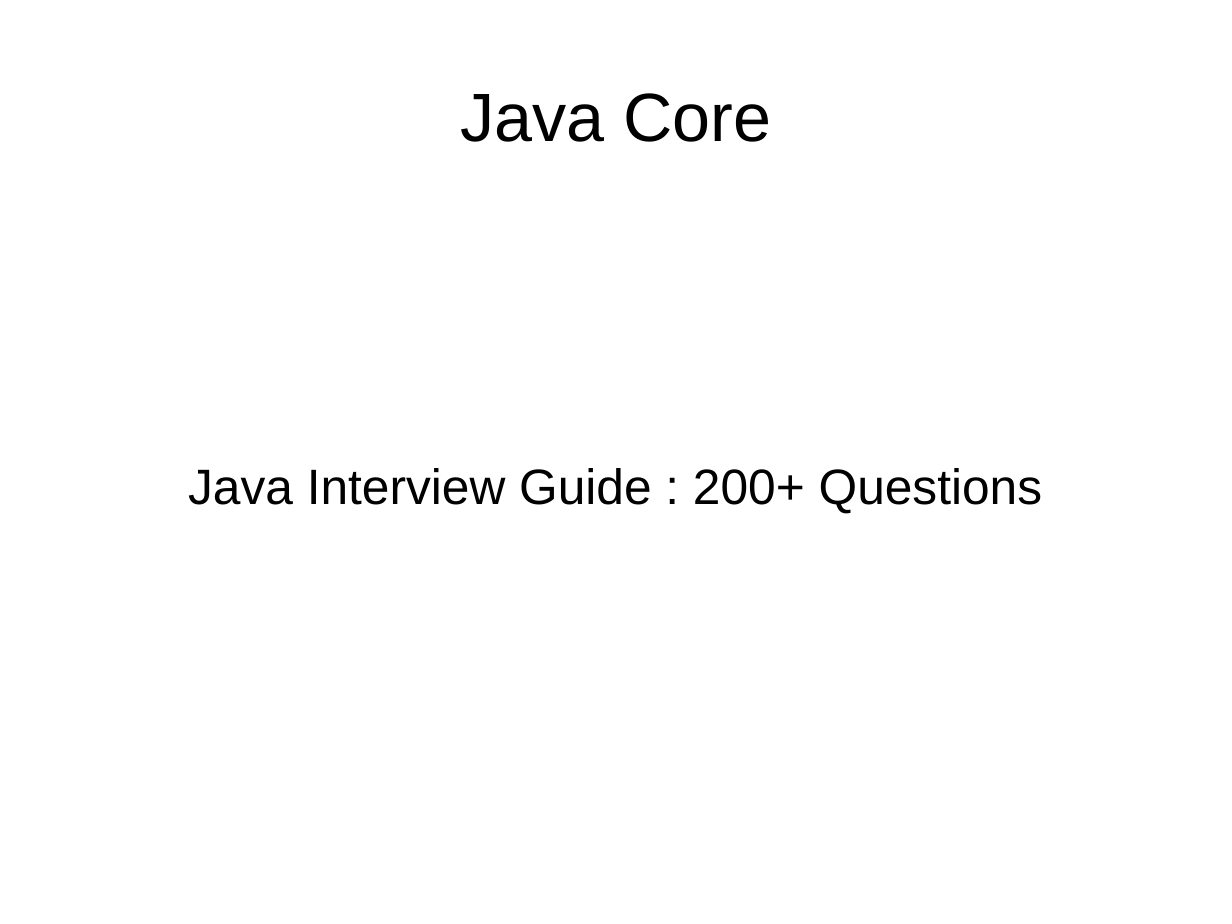
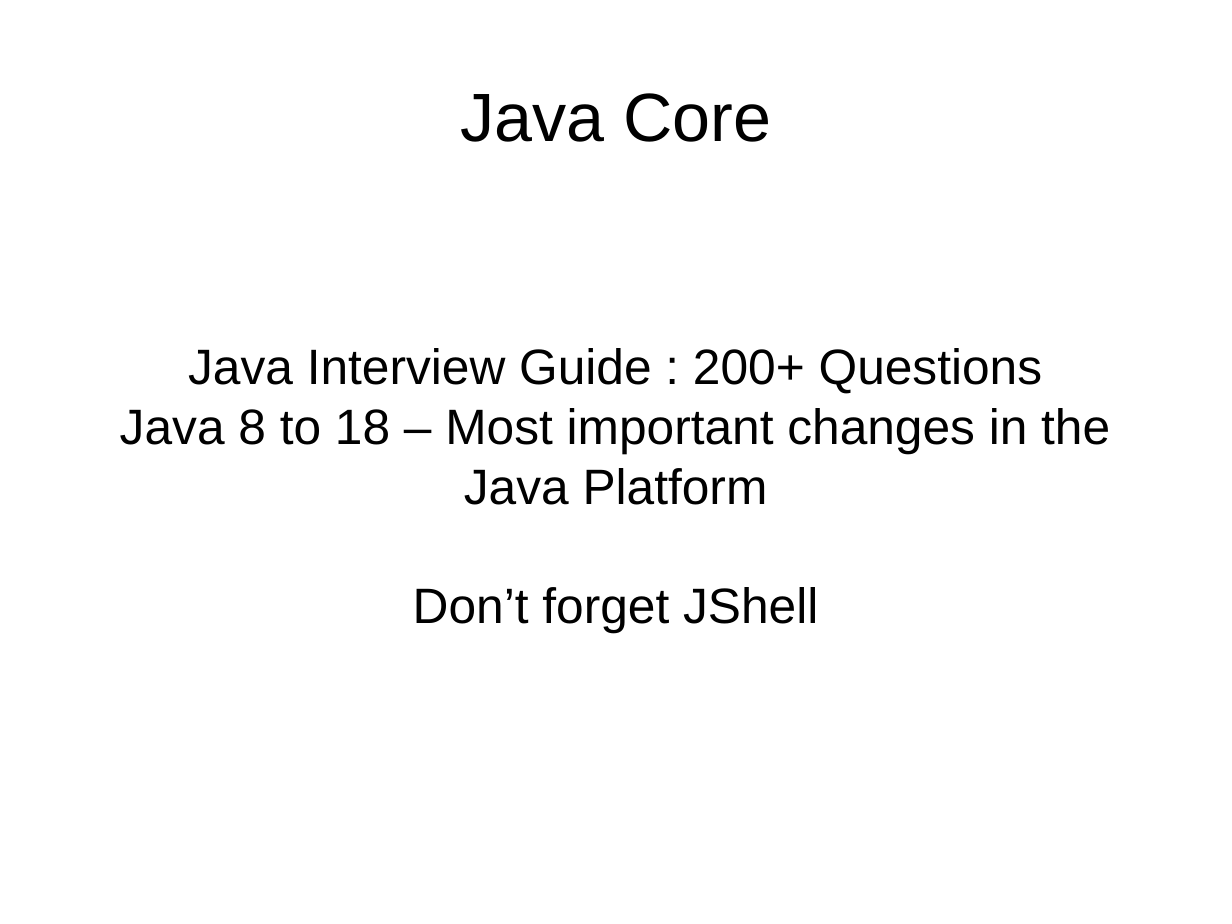
Before and after one commit to CharlesStockman/notesFromCourses, a slide deck: slide 1 of java/core/01_core.odp. Drawn at 1232x924 pixels with LibreOffice and Linux fonts; fonts in the diff are those of the drawing. Boxes give left, top, right and bottom in pixels: in the first picture for what was removed or moved away, otherwise in the second. Text is boxed around its words. In the diff, an @@ line names an element or a change of style, - is before the commit and + after.

```diff
--- a/java/core/01_core.odp
+++ b/java/core/01_core.odp
@@ subtitle at <box>120,408,1110,632</box>: paragraphs added @@
+Java 8 to 18 – Most important changes in the Java Platform
+Don’t forget JShell
```
Also in this commit, not shown: 6 other slides changed, 6 slides added, 14 other files.
